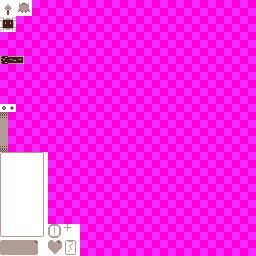
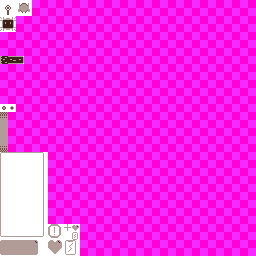
Revision of a layered 256x256 image; what changed, layer by layer:
added layer "Energy Item" above "HP Item" over 72, 225, 79, 240
added layer "HP Item" above "Background Merged" over 72, 225, 79, 240
painted on "Background Merged" over 72, 225, 79, 240
